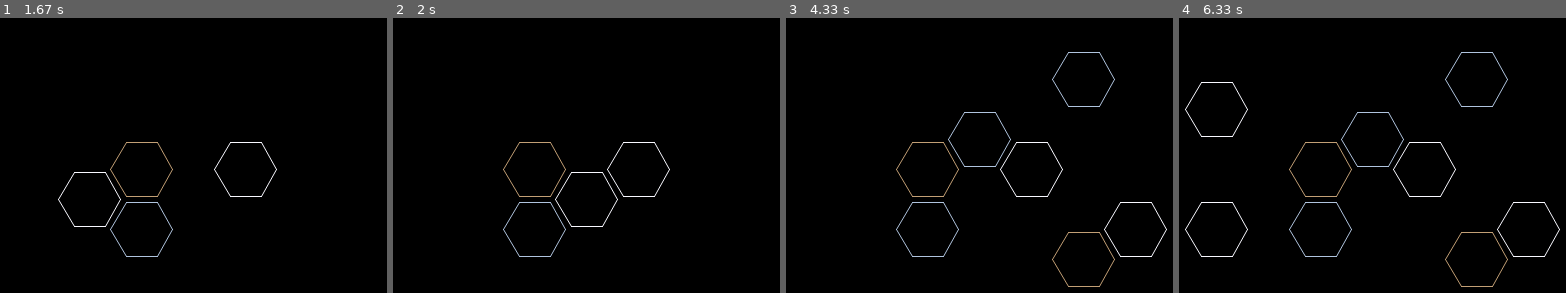
Above: before the commit, frames 1-4 (left to right).
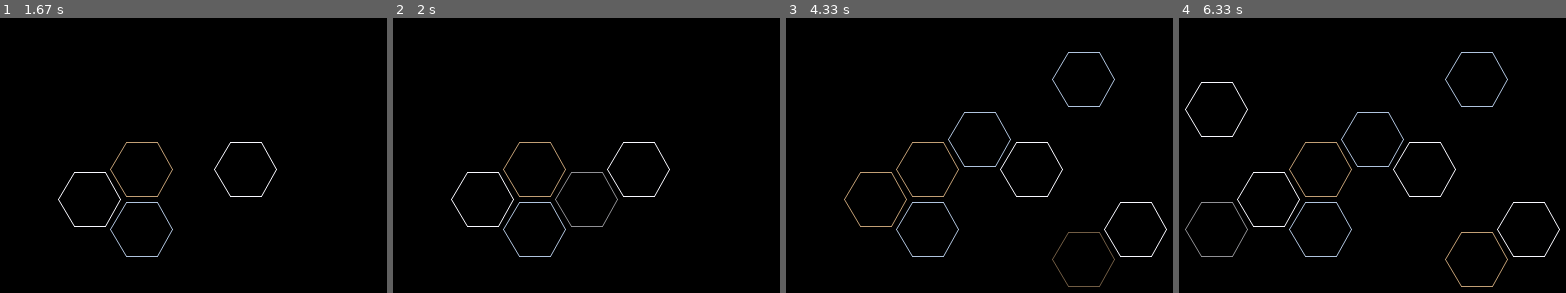
Above: after the commit, the same moments.

Repository: pavelchavdarov/pygameLoganStones
Game: pygame game, started from Controler.py
The game is run twice, just before and just after one commit, with the same random seed, the same clock (stepped at 60 frames per second) and the same inputs.
Inputs (mouse positions are in pixels of both pictures, inside the frame that each line leads up to):
- Up to frame 1 (1.67 s): press the mouse at (92, 169) at 0.37 s; move the mouse to (162, 202) at 0.47 s; release the mouse at (228, 235) at 0.6 s; press the mouse at (92, 169) at 0.7 s; move the mouse to (166, 183) at 0.8 s; release the mouse at (236, 194) at 0.93 s; press the mouse at (92, 169) at 1.53 s; move the mouse to (193, 191) at 1.63 s
- Up to frame 2 (2 s): release the mouse at (687, 216) at 1.77 s; press the mouse at (485, 169) at 1.87 s; move the mouse to (605, 207) at 1.97 s
- Up to frame 3 (4.33 s): release the mouse at (1114, 246) at 2.1 s; press the mouse at (878, 169) at 2.23 s; move the mouse to (971, 141) at 2.33 s; release the mouse at (1060, 114) at 2.47 s; press the mouse at (878, 169) at 2.57 s; move the mouse to (971, 130) at 2.67 s; release the mouse at (1064, 95) at 2.8 s; move the mouse to (994, 155) at 2.9 s; click (994, 155) at 3 s; press the mouse at (878, 169) at 3.73 s; move the mouse to (886, 180) at 3.83 s; release the mouse at (898, 191) at 3.97 s; press the mouse at (878, 169) at 4.1 s; move the mouse to (991, 205) at 4.2 s; move the mouse to (1099, 240) at 4.3 s
- Up to frame 4 (6.33 s): release the mouse at (1492, 240) at 4.33 s; press the mouse at (1271, 169) at 5.07 s; move the mouse to (1271, 194) at 5.17 s; release the mouse at (1271, 218) at 5.3 s; press the mouse at (1271, 169) at 5.4 s; move the mouse to (1248, 141) at 5.5 s; release the mouse at (1221, 114) at 5.63 s; press the mouse at (1271, 169) at 5.77 s; move the mouse to (1395, 185) at 5.87 s; move the mouse to (1515, 202) at 5.97 s; release the mouse at (1515, 202) at 6 s; press the mouse at (1271, 169) at 6.1 s; move the mouse to (1248, 183) at 6.2 s; move the mouse to (1221, 199) at 6.3 s

Frame 1 is identical in both runs. In frame 2, 0.5% of the frame differs, in the area x 14-59%, y 56-76%; in frame 3, 0.4%; in frame 4, 0.5%.

Commit message:
навелден общий порядок камни претаскиваются аватаркой, переворачиваются

Diff:
--- a/Controler.py
+++ b/Controler.py
@@ -1,17 +1,19 @@
 import pygame
 from math import *
 from Model import Model
-from View import images
-
 from Stone import Stone
-from resources import _STONE_SIDES_3
+from resources import _STONE_ENTITY_3
 
 from random import randint
 
 pi2 = 2 * pi
-class Controler:
+
+
+class Controller:
 
     def __init__(self, model=None, view=None):
+        self.entity_list = list(_STONE_ENTITY_3)
+        self.entity_amount = len(self.entity_list)
         self.model = model
         self.view = view
         self.done = False
@@ -42,32 +44,11 @@
         return {"draw_pos": (self.centr[0] + cell_x * cos(pi / 6), self.centr[1] + cell_y - cell_x * sin(pi / 6)),
                 "cell_pos": (hex_x, hex_y)}
 
-
-    def init(self):
-        None
-
     def set_model(self, model):
         self.model = model
 
     def set_view(self, view):
         self.view = view
-
-    '''def draw_ngon(self, Surface, color, n, radius, position):
-        pi2 = 2 * pi
-        return pygame.draw.lines(Surface,
-                                 color,
-                                 True,
-                                 [(cos(i / n * pi2) * radius / cos(pi / 6) + position[0],
-                                   sin(i / n * pi2) * radius / cos(pi / 6) + position[1]) for i in range(0, n)]
-                                 )
-    '''
-
-    def drawStone(self, position):
-        lines = [(cos(i / 6 * pi2) * self.cell_radius / cos(pi / 6) + position[0],
-                  sin(i / 6 * pi2) * self.cell_radius / cos(pi / 6) + position[1])
-                 for i in range(0, 6)]
-        color = (64, 128, 255)
-        pygame.draw.lines(self.Screen, color, True, lines)
 
     def _mark_stone(self, pos):
         if self.model.marked_stone:
@@ -88,31 +69,32 @@
                 model.marked_stone = pos["cell_pos"]
 
     def _put_stone(self, pos):
-        rand_side = randint(0,2)
-        stone = Stone(self.cell_radius, pos["draw_pos"], self.board_group, (_STONE_SIDES_3[rand_side],
-                                                                            _STONE_SIDES_3[(rand_side+randint(1, 2)) % 2]))
+        rand_side_1 = self.entity_list[randint(0, 2)]
+        rand_side_2 = self.entity_list[(randint(0, 2) + 1 - randint(2, 3) % 3) % self.entity_amount]
+        stone = Stone(self.cell_radius, pos["draw_pos"], self.board_group, (rand_side_1, rand_side_2))
         model.put_stone(pos["cell_pos"], stone)
 
     def start(self):
-        rand_side = randint(0, 2)
-        stone = Stone(self.cell_radius, self.centr, self.board_group, (_STONE_SIDES_3[rand_side],
-                                                                       _STONE_SIDES_3[(rand_side+randint(1, 2)) % 2]))
+
+        rand_side_1 = self.entity_list[randint(0, 2)]
+        rand_side_2 = self.entity_list[(randint(0, 2) + 1 - randint(2, 3) % 3) % self.entity_amount]
+        stone = Stone(self.cell_radius, self.centr, self.board_group, (rand_side_1,
+                                                                       rand_side_2))
         model.put_stone((0, 0), stone)
 
         second_pos = (self.centr[0], self.centr[1] + 2 * self.cell_radius)
-        rand_side = randint(0, 2)
-        stone = Stone(self.cell_radius, second_pos, self.board_group, (_STONE_SIDES_3[rand_side],
-                                                                       _STONE_SIDES_3[(rand_side+randint(1, 2)) % 2]))
+        rand_side_1 = self.entity_list[randint(0, 2)]
+        rand_side_2 = self.entity_list[(randint(0, 2) + 1 - randint(2, 3) % 3) % self.entity_amount]
+        stone = Stone(self.cell_radius, second_pos, self.board_group, (rand_side_1,
+                                                                       rand_side_2))
         model.put_stone((0, 1), stone)
-        #self.board_group.update()
+
         rect_list = self.board_group.draw(self.Screen)
-
         pygame.display.update(rect_list)
 
         drag = False
         drag_pos = None
         while not self.done:
-            last_pos = None
             for event in pygame.event.get():
                 # print("event: {}".format(event))
 
@@ -122,11 +104,16 @@
                     pos = self._get_screen_pos(pygame.mouse.get_pos())
                     if drag:
                         drag = False
+                        self.Screen.fill((0, 0, 0), avatar.get_rect())
+                        self.Screen.fill((0, 0, 0), drag_stone.get_rect())
+
                         # если камня нет, то переместим его
                         if model.get_stone(pos["cell_pos"]) is None:
                             model.move_stone(drag_pos["cell_pos"], pos["cell_pos"])
-                        elif last_pos:
-                            drag_stone.move_to(drag_pos["draw_pos"])
+                            drag_stone.move_to(pos["draw_pos"])
+                        avatar.remove(self.board_group)
+                        self.board_group.update()
+                        rect_list = self.board_group.draw(self.Screen)
                 elif event.type == pygame.MOUSEBUTTONDOWN:
                     buttons = pygame.mouse.get_pressed()
                     pos = self._get_screen_pos(pygame.mouse.get_pos())
@@ -139,6 +126,8 @@
                             if not drag:
                                 drag_pos = self._get_screen_pos(pygame.mouse.get_pos())
                                 drag = True
+                                drag_stone = model.get_stone(drag_pos["cell_pos"])
+                                avatar = drag_stone.get_avatar()
                     elif buttons[2]:
                         stone = model.get_stone(pos["cell_pos"])
                         if stone:
@@ -148,29 +137,24 @@
                 elif event.type == pygame.MOUSEMOTION:
                     if drag:
                         pos = self._get_screen_pos(pygame.mouse.get_pos())
-                        last_pos = pos.copy()
-                        drag_stone = model.get_stone(drag_pos["cell_pos"])
                         if model.get_stone(pos["cell_pos"]) is None:
-                            old_rect = drag_stone.get_rect()
-                            drag_stone.move_to(pos["draw_pos"])
+                            old_rect = avatar.get_rect()
+
+                            avatar.move_to(pos["draw_pos"])
                             self.Screen.fill((0, 0, 0), old_rect)
-                        # self.board_group.update()
 
-                        rect_list = self.board_group.draw(self.Screen)
+                            rect_list = self.board_group.draw(self.Screen)
 
-            pygame.display.update(rect_list)
+                pygame.display.update(rect_list)
 
         pygame.quit()
         sys.exit()
 
 
-if (__name__ == '__main__'):
-    cntrl = Controler()
+if __name__ == '__main__':
+    cntrl = Controller()
     model = Model()
-    #view = GameView((400, 300), cntrl.cell_radius-1)
 
     cntrl.set_model(model)
-#    cntrl.set_view(view)
 
-    cntrl.init()
     cntrl.start()
--- a/Model.py
+++ b/Model.py
@@ -3,7 +3,6 @@
     def __init__(self):
         self.__StonesOnBoard = dict()
         self.marked_stone = None
-        #self.Pouch = []
 
     def put_stone(self, position, stone):
         if position not in self.__StonesOnBoard:
--- a/Stone.py
+++ b/Stone.py
@@ -1,13 +1,11 @@
 import pygame
 from pygame.sprite import Sprite
 from pygame import Rect
-from pygame import image
 from math import cos
 from math import sin
 from math import pi
 
-from View import images
-from resources import SideGenerator3
+from resources import GeneratorSingleton
 
 pi2 = 2 * pi
 
@@ -18,20 +16,24 @@
         Sprite.__init__(self, group)
         self.Radius = radius-3
         r = self.Radius / cos(pi/6)
-        # self.rect = Rect((round(position[0] - r ), round(position[1] - self.Radius )), (round(r*2), round(self.Radius*2)))
         self.sides = sides
         self.stone_side = self.sides[0]
-        side_gen = SideGenerator3(self.Radius, 0)
-        # self.image_sides = {x: image.load(images[x]) for x in self.sides}
-        self.image_sides = {x: side_gen.get_side_view(x) for x in self.sides}
+        # TODO: избавиться от этого ужаса
+        side_gen = GeneratorSingleton.get_generator(self.Radius)
+        self.image_sides = {x: side_gen.get_entity(x).copy() for x in self.sides}
         self.image = self.image_sides[self.stone_side]
         self.rect = Rect((round(position[0] - r), round(position[1] - self.Radius)),
                          (self.image.get_width(), self.image.get_height()))
         self.is_marked = False
 
+    def get_avatar(self):
+        avatar = Stone(self.Radius+3, (0, 0), self.groups()[0], self.sides)
+        avatar.rect = self.rect.copy()
+        avatar.image.set_alpha(150)
+        return avatar
+
     def update(self, *args):
         self.image = self.image_sides[self.stone_side].copy()
-    #     self.__draw_marker()
 
     def flip(self):
         cur_side = (self.sides.index(self.stone_side) + 1) % 2
@@ -51,17 +53,7 @@
 
     def move_to(self, position):
         r = self.Radius / cos(pi / 6)
-        #self.rect = Rect((round(position[0] - r), round(position[1] - self.Radius)), (r*2, self.Radius*2))
         self.rect = Rect((round(position[0] - r), round(position[1] - self.Radius)), (self.image.get_width(), self.image.get_height()))
 
     def get_rect(self):
         return self.rect
-
-    '''
-    def drawStone(self, position):
-        lines = [(cos(i / 6 * pi2) * self.Radius / cos(pi / 6) + position[0],
-                  sin(i / 6 * pi2) * self.Radius / cos(pi / 6) + position[1])
-                 for i in range(0, 6)]
-        color = (64, 128, 255)
-        pygame.draw.lines(self.rect, color, True, lines)
-    '''
--- a/View.py
+++ /dev/null
@@ -1,30 +0,0 @@
-import pygame
-from pygame.sprite import LayeredUpdates
-from math import cos, sin, pi
-
-pi2 = 2 * pi
-images = {"rock": "resources/gem_blue.png", "scissors": "resources/gem_ellow.png", "papper": "resources/gem_green.png",
-          "background": "resources/background.png"}
-
-class GameView(LayeredUpdates):
-
-    def __init__(self, resolution=None, radius=None):
-        LayeredUpdates.__init__(self)
-
-        self.Screen = pygame.display.set_mode(resolution)
-        self.CellRadius = radius
-
-        pygame.display.set_caption('Logan stones game')
-        self.edgeAmount = 6
-
-
-    def setCellRadius(self, radius):
-        self.CellRadius = radius
-    '''
-    def drawStone(self, position):
-        lines = [(cos(i / self.edgeAmount * pi2) * self.CellRadius / cos(pi / 6) + position[0],
-                  sin(i / self.edgeAmount * pi2) * self.CellRadius / cos(pi / 6) + position[1])
-                 for i in range(0, self.edgeAmount)]
-        color = (64, 128, 255)
-        pygame.draw.lines(self.Screen, color, True, lines)
-    '''
--- a/resources.py
+++ b/resources.py
@@ -4,47 +4,55 @@
 from math import cos
 from math import pi
 
-_STONE_SIDES_3 = ("rock", "scissors", "papper")
+_STONE_ENTITY_3 = {"rock":      (194, 159, 117),
+                   "scissors":  (176, 196, 222),
+                   "papper":    (248, 248, 255)
+                  }
+pi2 = pi * 2
 
 
 class StoneSideViewer:
-    def get_side_view(self, side_name):
+    def get_entity(self, side_name):
         raise Exception("Not implemented!")
 
 
-class SideGenerator3(StoneSideViewer):
+class GeneratorSingleton():
+    __instance = None
 
-    def __init__(self, radius, attitude):
-        self.radius = radius
-        self.attitute = attitude
-        self.__sides_dict = dict()
+    class SideGenerator3(StoneSideViewer):
 
-        pi2 = pi * 2
-        r1 = self.radius / cos(pi / 6)
-        if self.attitute == 0:
-            lines = [(round(cos(i / 6 * pi2) * self.radius / cos(pi / 6) + r1+1),
-                      round(sin(i / 6 * pi2) * self.radius / cos(pi / 6) + self.radius)+1)
-                     for i in range(0, 6)]
-            image = Surface((round(2 * r1)+3, round(2 * self.radius)+3))
+        def __init__(self, radius, attitude=0):
+            self.radius = radius
+            self.attitude = attitude
+            self.__sides_dict = dict()
+
+            r1 = self.radius / cos(pi / 6)
+            if self.attitude == 0:
+                lines = [(round(cos(i / 6 * pi2) * self.radius / cos(pi / 6) + r1 + 1),
+                          round(sin(i / 6 * pi2) * self.radius / cos(pi / 6) + self.radius) + 1)
+                         for i in range(0, 6)]
+                image = Surface((round(2 * r1) + 3, round(2 * self.radius) + 3))
+            else:
+                lines = [(sin(i / 6 * pi2) * self.radius / cos(pi / 6) + self.radius,
+                          cos(i / 6 * pi2) * self.radius / cos(pi / 6) + r1)
+                         for i in range(0, 6)]
+                image = Surface((round(2 * self.radius), round(2 * r1)))
+
+            for side in _STONE_ENTITY_3:
+                self.__sides_dict[side] = image.copy()
+                self.__sides_dict[side].set_colorkey((0, 0, 0))
+                draw.aalines(self.__sides_dict[side], _STONE_ENTITY_3[side], True, lines)
+
+        def get_entity(self, side_name):
+            if side_name in self.__sides_dict:
+                return self.__sides_dict[side_name]
+            else:
+                return None
+
+    @staticmethod
+    def get_generator(radius):
+        if not GeneratorSingleton.__instance:
+            GeneratorSingleton.__instance = GeneratorSingleton.SideGenerator3(radius)
         else:
-            lines = [(sin(i / 6 * pi2) * self.radius / cos(pi / 6) + self.radius,
-                      cos(i / 6 * pi2) * self.radius / cos(pi / 6) + r1)
-                     for i in range(0, 6)]
-            image = Surface((round(2 * self.radius), round(2 * r1)))
-
-        for side in _STONE_SIDES_3:
-            if side == "rock":
-                color = (194, 159, 117)
-            elif side == "scissors":
-                color = (176, 196, 222)
-            elif side == "papper":
-                color = (248, 248, 255)
-            self.__sides_dict[side] = image.copy()
-            self.__sides_dict[side].set_colorkey((0, 0, 0))
-            draw.aalines(self.__sides_dict[side], color, True, lines)
-
-    def get_side_view(self, side_name):
-        if side_name in self.__sides_dict:
-            return self.__sides_dict[side_name]
-        else:
-            return None
+            GeneratorSingleton.__instance.radius = radius
+        return GeneratorSingleton.__instance
Empty file added: __init__.py
